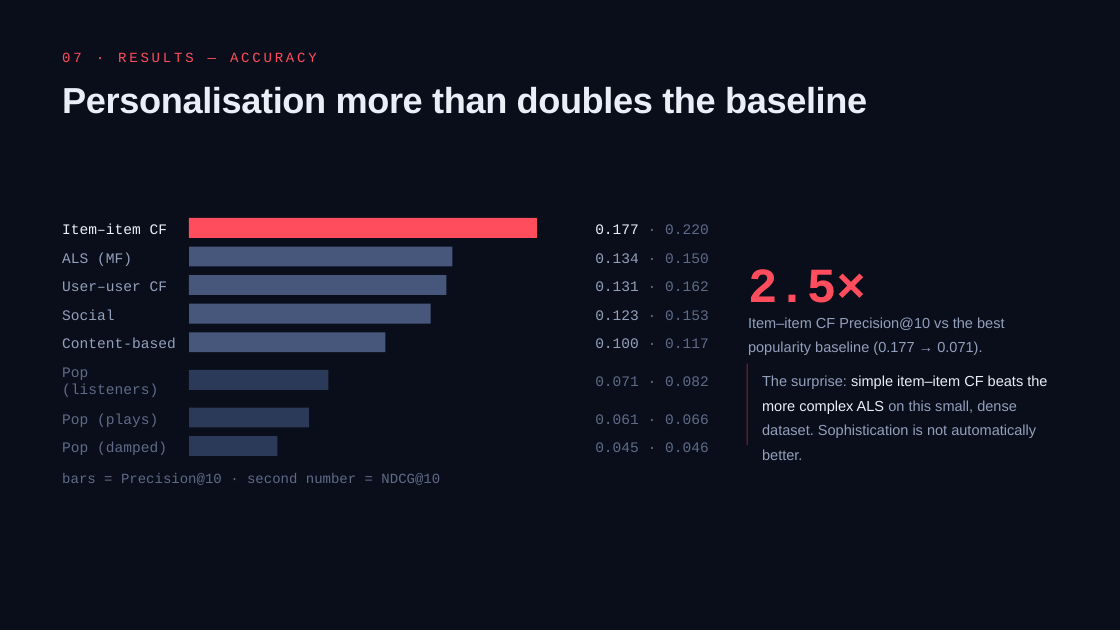
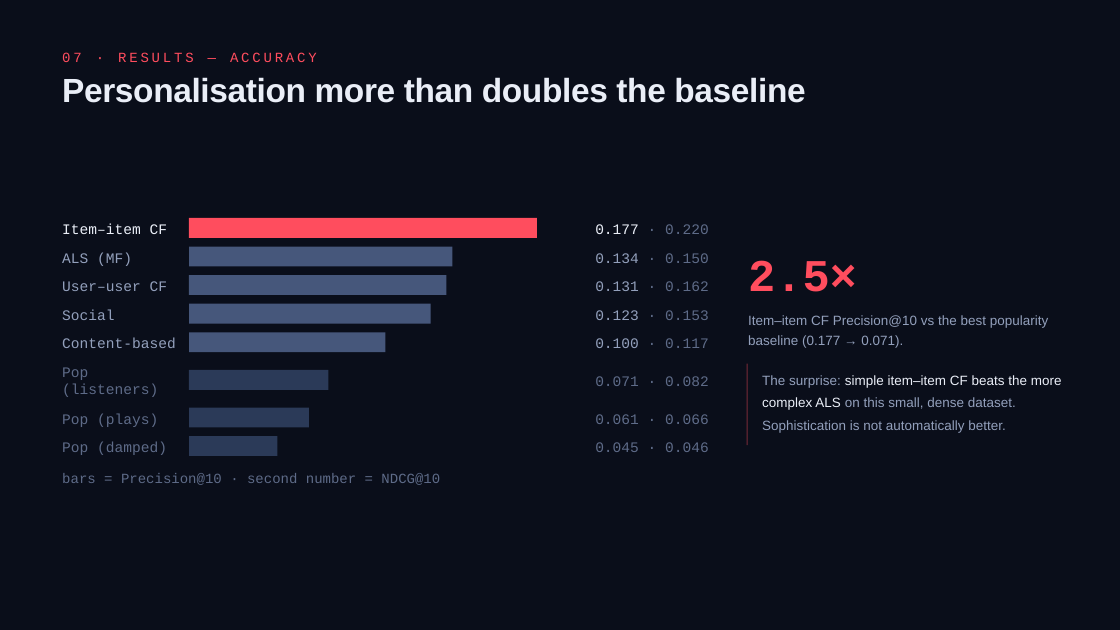
Before and after one commit to paugratacosfuste/recommender-systems-lastfm, a slide deck: slide 8 of docs/Music_Recommender_Slide_Deck.pptx. Drawn at 1120x630 pixels with LibreOffice and Linux fonts; fonts in the diff are those of the drawing. Boxes give left, top, right and bottom in pixels: in the first picture for what was removed or moved away, otherwise in the second. Text is boxed around its words. In the diff, an @@ line names an element or a change of style, - is before the commit and + after.

```diff
--- a/docs/Music_Recommender_Slide_Deck.pptx
+++ b/docs/Music_Recommender_Slide_Deck.pptx
@@ text "Personalisation more than doubles the ..." at [62, 77, 805, 103]: size 46.5 to 43 pt; line spacing 1.04 to 0.84 @@
@@ text "2.5×" at [748, 260, 857, 292]: size 63 to 58.3 pt; line spacing 0.9 to 0.7 @@
@@ text "Item–item CF Precision@10 vs the ..." at [748, 315, 1048, 348]: size 18.8 to 17.3 pt; line spacing 1.35 to 1.25 @@
@@ text "The surprise: simple item–item CF ..." at [762, 375, 1062, 433]: size 18.8 to 17.3 pt @@
```
Also in this commit, not shown: 17 other slides changed.
